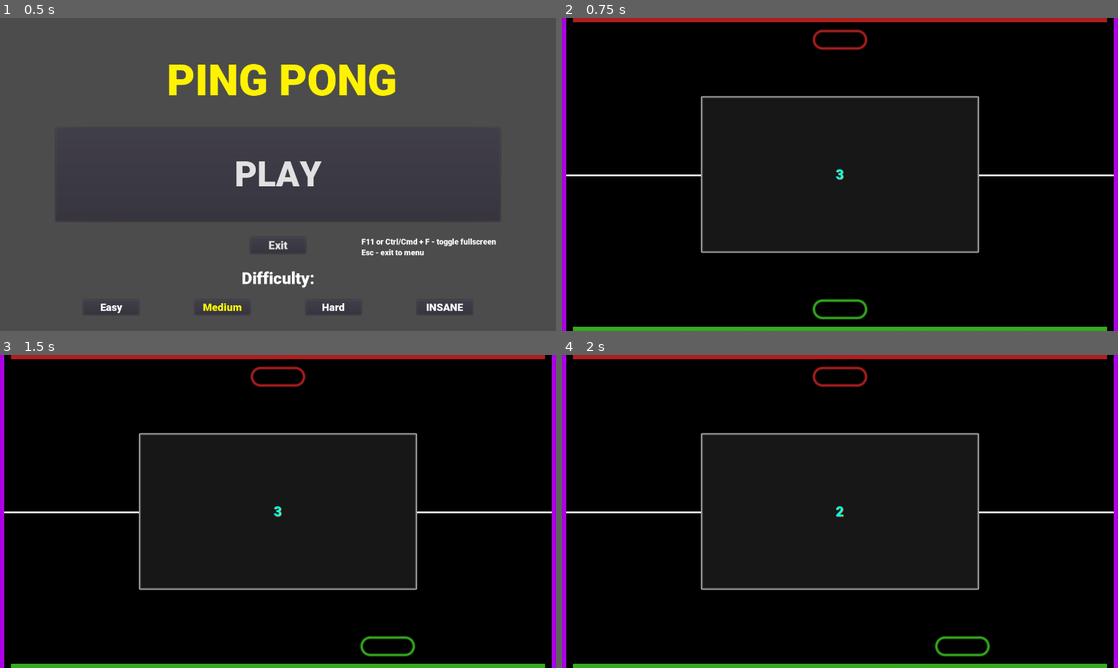
Above: before the commit, frames 1-4 (two rows, left to right).
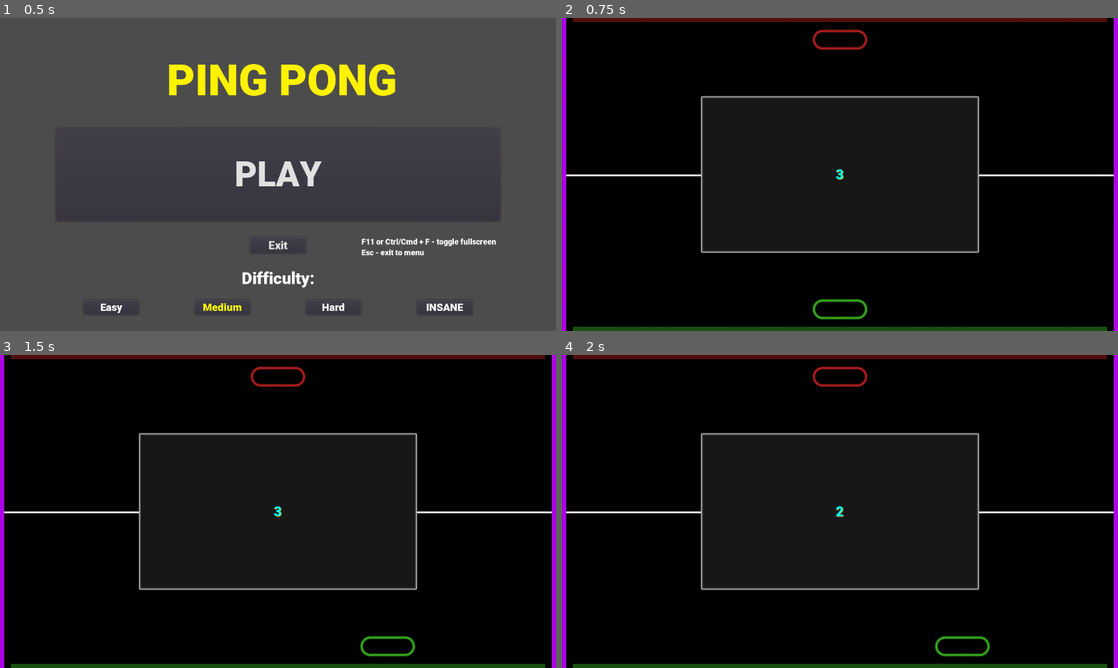
Above: after the commit, the same moments.

Repository: eXCoreX/PingPong
Game: Godot game, scene res://Menu.tscn
The game is run twice, just before and just after one commit, with the same random seed, the same clock (stepped at 60 frames per second) and the same inputs.
Inputs (mouse positions are in pixels of both pictures, inside the frame that each line leads up to):
- Up to frame 1 (0.5 s): no input
- Up to frame 2 (0.75 s): click "PLAY" at 0.5 s
- Up to frame 3 (1.5 s): tap Enter at 1.25 s; move the mouse to (400, 495) at 1.27 s; click (400, 495) at 1.42 s
- Up to frame 4 (2 s): no input

Frame 1 is identical in both runs. In frame 2, 2.6% of the frame differs, in the area x 1-99%, y 0-100%; in frame 3, 2.6%; in frame 4, 2.6%.

Commit message:
Added sfx

Diff:
--- a/Ball.gd
+++ b/Ball.gd
@@ -45,6 +45,14 @@
 func _on_Ball_body_entered(body):
 	if enableBoost && body.name == "Player" && Input.is_mouse_button_pressed(1):
 		self.apply_central_impulse(self.linear_velocity * 0.01)
+	if body is KinematicBody2D:
+		$PlatformSound.pitch_scale = 0.95 + randf()/10
+		$PlatformSound.volume_db = 0 - exp((MAX_VEL / linear_velocity.length() - 1)) + 1
+		$PlatformSound.play()
+	else:
+		$WallSound.pitch_scale = 0.95 + randf()/10
+		$WallSound.volume_db = -3 - exp((MAX_VEL / linear_velocity.length() - 1)) + 1
+		$WallSound.play()
 
 
 func print_velocity():
--- a/Ball.tscn
+++ b/Ball.tscn
@@ -1,8 +1,10 @@
-[gd_scene load_steps=8 format=2]
+[gd_scene load_steps=10 format=2]
 
 [ext_resource path="res://Sprites/PingPong_ball.png" type="Texture" id=1]
 [ext_resource path="res://Ball.gd" type="Script" id=2]
 [ext_resource path="res://addons/Trail/trail_2d.gd" type="Script" id=3]
+[ext_resource path="res://Sounds/platform.wav" type="AudioStream" id=4]
+[ext_resource path="res://Sounds/wall.wav" type="AudioStream" id=5]
 
 [sub_resource type="PhysicsMaterial" id=1]
 friction = 0.0
@@ -22,6 +24,8 @@
 position = Vector2( 442.105, 268.144 )
 mass = 0.23
 physics_material_override = SubResource( 1 )
+contacts_reported = 2
+contact_monitor = true
 linear_damp = 0.0
 angular_damp = 0.0
 script = ExtResource( 2 )
@@ -44,3 +48,11 @@
 gradient = SubResource( 4 )
 script = ExtResource( 3 )
 distance = 10.0
+
+[node name="PlatformSound" type="AudioStreamPlayer2D" parent="."]
+stream = ExtResource( 4 )
+
+[node name="WallSound" type="AudioStreamPlayer2D" parent="."]
+stream = ExtResource( 5 )
+volume_db = -3.0
+[connection signal="body_entered" from="." to="." method="_on_Ball_body_entered"]
--- a/Enemy.gd
+++ b/Enemy.gd
@@ -3,7 +3,7 @@
 export(int, "Easy", "Medium", "Hard", "INSANE") var DIFFICULTY = 1
 
 var moveSpeed = 3
-var yCompensate = 30
+#var yCompensate = 30
 func _ready():
 	DIFFICULTY = GlobalVars.currentDifficulty
 	match DIFFICULTY:
@@ -15,8 +15,8 @@
 			moveSpeed = 5
 		3:
 			moveSpeed = 6
-	yCompensate = moveSpeed * 10
-	moveSpeed *= 720.0 / GlobalVars.currentResolution[1]
+#	yCompensate = moveSpeed * 10
+	moveSpeed *= GlobalVars.currentResolution[1] / 720.0
 	self.position[0] = GlobalVars.currentResolution[0] / 2
 
 	pass
@@ -36,8 +36,11 @@
 		prev_bVel = bVel
 		var bPos = ball.position
 		if bVel.length() != 0:
-			var bPosx_predict = bPos[0] + abs((bPos[1] - 80) /  bVel[1]) *  bVel[0]
+			var selfShape = $CollisionShape2D.shape as CapsuleShape2D
+			var ballShape = $"../Ball/CollisionShape2D".shape as CircleShape2D
+			var bPosx_predict = bPos[0] + ((bPos[1] - ballShape.radius - self.position[1] - selfShape.radius) / (-bVel[1])) *  bVel[0]
 			bPosx_predict = clamp(bPosx_predict, 0, OS.window_size[0])
+			print(bPosx_predict)
 			if prev_bPosx_predict != bPosx_predict:
 				#print("Predict: ", bPosx_predict)
 				prev_bPosx_predict = bPosx_predict
--- a/Main.tscn
+++ b/Main.tscn
@@ -88,9 +88,9 @@
 shape = SubResource( 3 )
 
 [node name="Sprite" type="Sprite" parent="WorldBorder/RightWall"]
-position = Vector2( 0, -0.00366211 )
 rotation = -1.5708
 scale = Vector2( 0.2, 1 )
+z_index = -2
 texture = ExtResource( 5 )
 
 [node name="LeftWall" type="CollisionShape2D" parent="WorldBorder"]
@@ -101,6 +101,7 @@
 [node name="Sprite" type="Sprite" parent="WorldBorder/LeftWall"]
 rotation = -1.5708
 scale = Vector2( 0.2, 1 )
+z_index = -2
 texture = ExtResource( 5 )
 
 [node name="EnemyArea" type="Area2D" parent="WorldBorder"]
@@ -111,7 +112,6 @@
 shape = SubResource( 5 )
 
 [node name="Sprite" type="Sprite" parent="WorldBorder/EnemyArea"]
-rotation = 3.14159
 scale = Vector2( 0.4, 0.2 )
 texture = ExtResource( 12 )
 
@@ -124,6 +124,7 @@
 shape = SubResource( 6 )
 
 [node name="Sprite" type="Sprite" parent="WorldBorder/PlayerArea"]
+rotation = 3.14159
 scale = Vector2( 0.4, 0.2 )
 texture = ExtResource( 11 )
 
Not shown, added: Sounds/platform.wav.import
Not shown, added: Sounds/wall.wav.import
Not shown, added: Sounds/flps/platform.zip
Not shown, added: Sounds/flps/wall.zip
Not shown, added: Sounds/platform.wav
Not shown, added: Sounds/wall.wav
